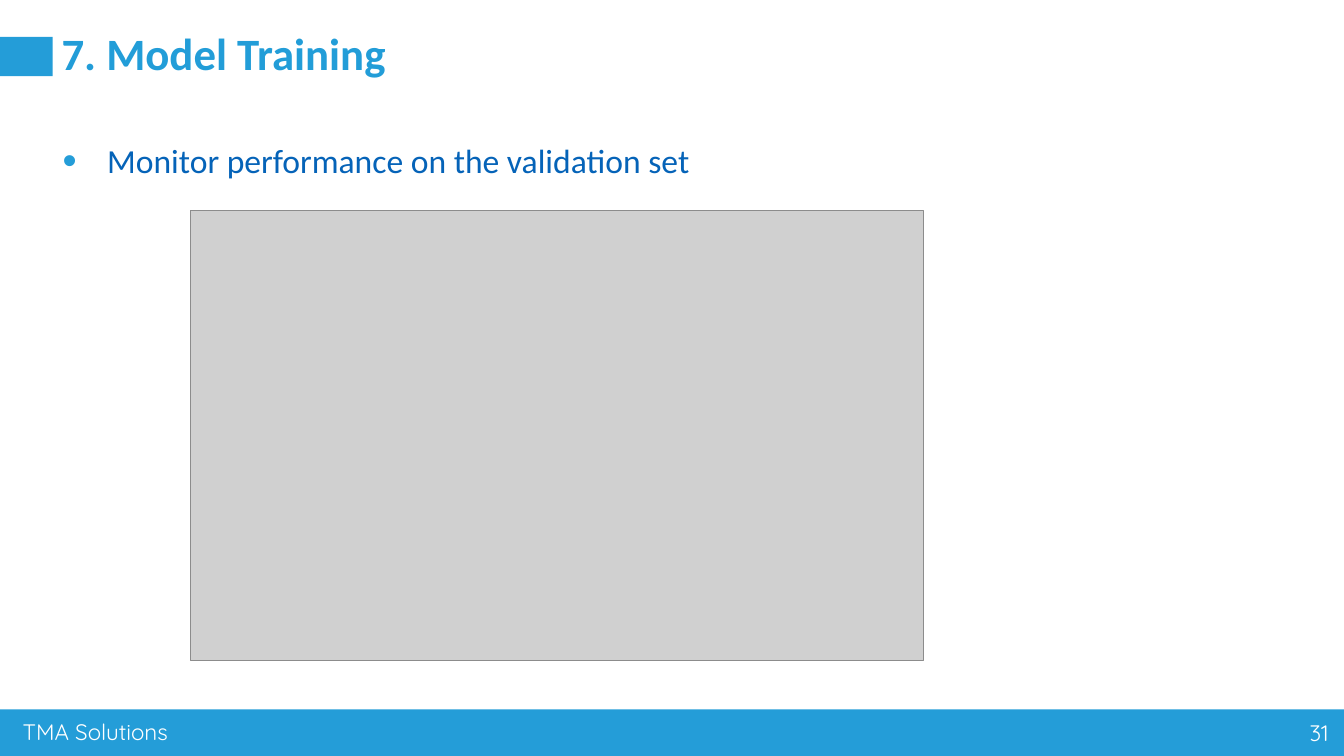
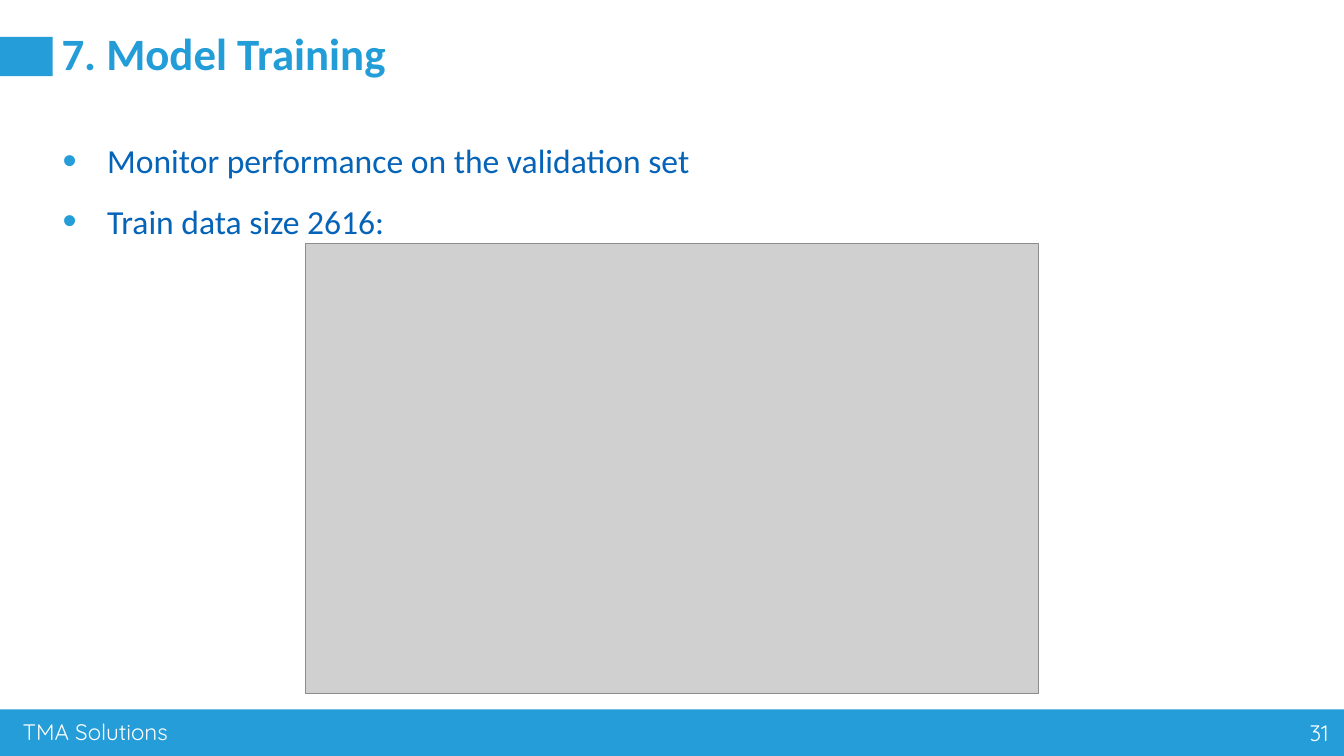
Before and after one commit to nguyenvanhuy0612/DL-1, a slide deck: slide 31 of Workshop-3_AI Advance Training_Group 80.pptx. Drawn at 1344x756 pixels with LibreOffice and Linux fonts; fonts in the diff are those of the drawing; grey boxes stand for pictures. Boxes give left, top, right and bottom in pixels: in the first picture for what was removed or moved away, otherwise in the second. Text is boxed around its words. In the diff, an @@ line names an element or a change of style, - is before the commit and + after.

Commit message:
update

```diff
--- a/Workshop-3_AI Advance Training_Group 80.pptx
+++ b/Workshop-3_AI Advance Training_Group 80.pptx
@@ text at (x1=107, y1=210, x2=384, y2=235): paragraph added @@
+• Train data size 2616:
@@ picture moved from (x1=191, y1=211, x2=924, y2=660) to (x1=306, y1=244, x2=1038, y2=694) @@
```
Also in this commit, not shown: 4 other slides changed, 1 slide added.
